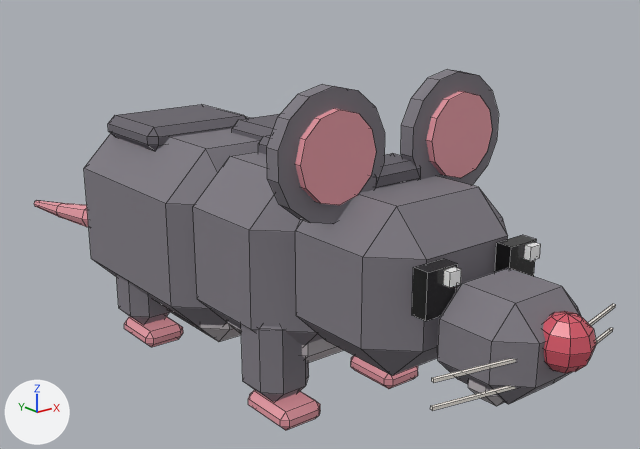
One commit to the FBX model unity/Assets/Art/characters/rat_mother.fbx: the scene before it, then after it.
Before and after are seen from a 50 mm camera at (-0.237, -0.351, 0.198) aimed at (0.044, 0.001, 0.057). Arrows for +X, +Y and +Z are at lower left; the lights stay in place. The picture after the commit comes second. Mesh edges are drawn as thin lines.

The first picture shows 'rat_mother'.
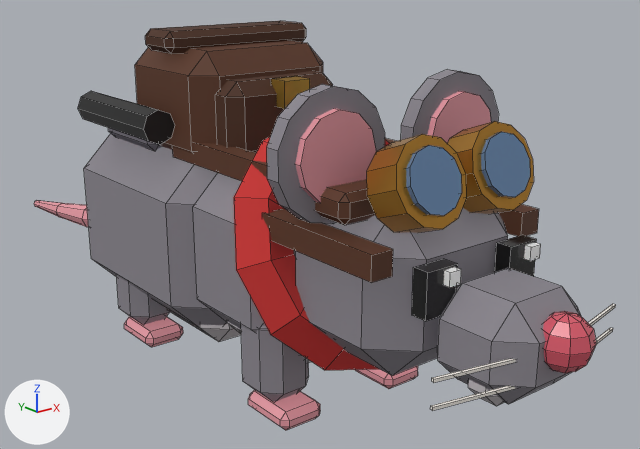
Boxes (x1, y1, x2, y2) around the edits, measured in the pictures (640 x 449 px):
'rat_mother', reshaped (13% taller)
    before: (34, 69, 616, 430)
    after: (34, 21, 616, 430)
part 1 of me_rat_mother, added (brown)
    after: (262, 209, 393, 283)
part 2 of me_rat_mother, added (brown)
    after: (498, 204, 539, 236)
part 3 of me_rat_mother, added
    after: (271, 76, 310, 109)
part 4 of me_rat_mother, added (black)
    after: (78, 91, 175, 145)
part 5 of me_rat_mother, added (brown)
    after: (173, 143, 267, 181)
part 6 of me_rat_mother, added
    after: (135, 21, 534, 370)
part 7 of me_rat_mother, recoloured
    both: (159, 69, 508, 370)

What changed in the scene script:
```text
Add mat_c8a868e:
    mat_c8a868e = principled_material('c8a868e')
    mat_c8a868e.base_color = (0.254, 0.238, 0.27)  # grey #8a868e
    mat_c8a868e.roughness = 0.9
Change me_rat_mother:
    remove me_rat_mother.from_pydata(...)  # 730 vertices, 690 faces; spans x -0.058..0.058, y -0.233..0.255, z -0.063..0.087
    remove me_rat_mother.materials.append(mat_cbcb6ba)  # grey #bcb6ba
    remove me_rat_mother.materials.append(mat_c6a666e)  # dark grey #6a666e
    add me_rat_mother.from_pydata(...)  # 1086 vertices, 1002 faces; spans x -0.058..0.058, y -0.233..0.255, z -0.063..0.099
    me_rat_mother part 1: a new loose piece, a box spanning x -0.045..-0.035, y -0.1734..-0.1086, z 0.0246..0.0346, in mat_c5a3420 (brown #5a3420)
    me_rat_mother part 2: a new loose piece, a box spanning x 0.035..0.045, y -0.1734..-0.1086, z 0.0246..0.0346, in mat_c5a3420 (brown #5a3420)
    me_rat_mother part 3: a new loose piece, a box spanning x -0.007..0.007, y -0.073..-0.063, z 0.067..0.079, in mat_cd8b050 (yellow #d8b050)
    me_rat_mother part 4: a new loose piece, an 8-sided cylinder along y spanning x -0.054..-0.038, y -0.03..0.04, z 0.049..0.065, in mat_c2a2a2a (black #2a2a2a)
    me_rat_mother part 5: a new loose piece, a box spanning x -0.037..-0.027, y -0.105..-0.025, z 0.041..0.051, in mat_c5a3420 (brown #5a3420)
    me_rat_mother part 6
    216 vertices are added at x -0.057..0.057, y -0.182..0.016, z -0.039..0.099
    20 new vertices lie (0.0, 0.017, -0.006) away from vertices in x -0.03..0.03, y -0.182..-0.173, z 0.046..0.069
    20 new vertices lie (0.0, 0.015, -0.006) away from vertices in x -0.034..0.034, y -0.181..-0.17, z 0.041..0.073
    8 new vertices lie (0.078, 0.0, 0.0) away from vertices in x -0.039, y -0.155..-0.119, z 0.039..0.051
    8 new vertices lie (0.074, 0.0, 0.0) away from vertices in x -0.037, y -0.031..-0.007, z 0.089..0.099
    8 new vertices lie (0.056, 0.0, 0.0) away from vertices in x -0.028, y -0.054..0.016, z 0.037..0.091
    8 new vertices lie (0.048, 0.0, 0.0) away from vertices in x -0.024, y -0.067..-0.047, z 0.043..0.079
    6 new vertices lie (0.0, 0.014, -0.006) away from vertices in x -0.033..0.033, y -0.121..-0.107, z 0.001..0.031
    6 new vertices lie (0.0, 0.014, -0.007) away from vertices in x -0.017..0.017, y -0.128..-0.1, z -0.014..0.047
    52 new faces join them, mat_c5a3420 (brown #5a3420)
    28 new faces join them, mat_cc8903a (orange #c8903a)
    28 new faces join them, mat_c6a8ab0 (blue #6a8ab0)
    112 new faces join them, mat_cc8302e (red #c8302e)
    52 new faces join them, mat_c4a2a18 (brown #4a2a18)
    me_rat_mother part 7: 240 faces spanning x -0.058..0.058, y -0.221..0.065, z -0.055..0.087 switch from mat_c7e7a82 (grey #7e7a82) to mat_c8a868e (grey #8a868e)
    other edits to the shape of me_rat_mother do not show in these pictures
    add me_rat_mother.materials.append(mat_cc4bec2)  # light grey #c4bec2
    add me_rat_mother.materials.append(mat_c74707a)  # grey #74707a
    add me_rat_mother.materials.append(mat_c5a3420)  # brown #5a3420
    add me_rat_mother.materials.append(mat_cc8903a)  # orange #c8903a
    add me_rat_mother.materials.append(mat_c6a8ab0)  # blue #6a8ab0
    add me_rat_mother.materials.append(mat_cc8302e)  # red #c8302e
    add me_rat_mother.materials.append(mat_c4a2a18)  # brown #4a2a18
    add me_rat_mother.materials.append(mat_cd8b050)  # yellow #d8b050
    add me_rat_mother.materials.append(mat_c2a2a2a)  # black #2a2a2a
```
